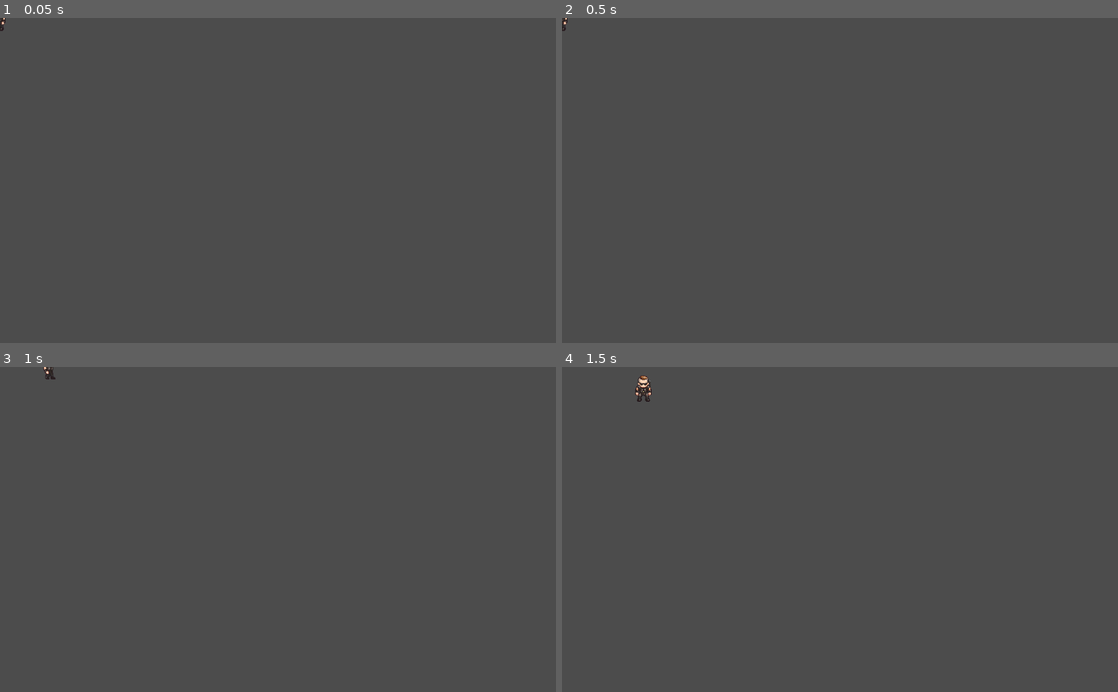
Above: before the commit, frames 1-4 (two rows, left to right).
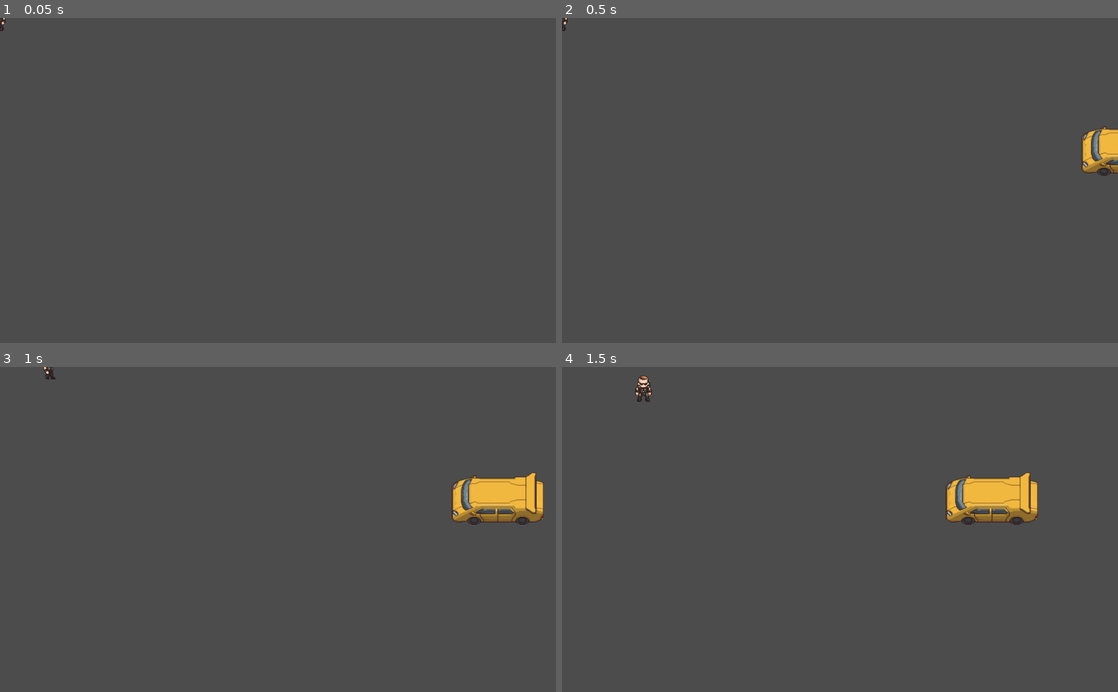
Above: after the commit, the same moments.

Repository: Heino25/Godot_projects
Game: Godot game, scene res://Level/Level.tscn
Two runs of this game, one before a commit and one after it. Both use one fixed random seed, a clock stepped at 60 frames per second and the inputs below. Before the commit the project starts from res://Player/Player.tscn.
Inputs:
- Up to frame 1 (0.05 s): no input
- Up to frame 2 (0.5 s): no input
- Up to frame 3 (1 s): hold Right (ui_right) from 0.53 s (still down)
- Up to frame 4 (1.5 s): release Right (ui_right) at 1.28 s; hold Down (ui_down) from 1.28 s (still down)

Frame 1 is identical in both runs. In frame 2, 0.8% of the frame differs, in the area x 93-100%, y 33-49%; in frame 3, 2.1%; in frame 4, 2.1%, in the area x 69-86%, y 32-49%.

Commit message:
game screen

Diff:
--- a/Car/Car.gd
+++ b/Car/Car.gd
@@ -4,3 +4,7 @@
 
 func _process(delta):
 	position.x -= car_speed * delta
+
+
+func _on_Car_body_entered(body):
+	get_tree().change_scene("res://GameScreen/GameScreen.tscn")
--- a/Car/Car.tscn
+++ b/Car/Car.tscn
@@ -19,3 +19,5 @@
 [node name="CollisionShape2D" type="CollisionShape2D" parent="."]
 position = Vector2( -0.667389, 4.00451 )
 shape = SubResource( 1 )
+
+[connection signal="body_entered" from="." to="." method="_on_Car_body_entered"]
--- /dev/null
+++ b/GameScreen/GameScreen.tscn
@@ -0,0 +1,8 @@
+[gd_scene format=2]
+
+[node name="GameScreen" type="Control"]
+margin_right = 1023.0
+margin_bottom = 596.0
+__meta__ = {
+"_edit_use_anchors_": false
+}
--- a/Level.tscn
+++ /dev/null
@@ -1,10 +0,0 @@
-[gd_scene load_steps=3 format=2]
-
-[ext_resource path="res://Car/Car.tscn" type="PackedScene" id=1]
-[ext_resource path="res://Player/Player.tscn" type="PackedScene" id=2]
-
-[node name="Level" type="Node"]
-
-[node name="Player" parent="." instance=ExtResource( 2 )]
-
-[node name="Car" parent="." instance=ExtResource( 1 )]
--- /dev/null
+++ b/Level/Level.tscn
@@ -0,0 +1,10 @@
+[gd_scene load_steps=3 format=2]
+
+[ext_resource path="res://Player/Player.tscn" type="PackedScene" id=1]
+[ext_resource path="res://Car/Car.tscn" type="PackedScene" id=2]
+
+[node name="Level" type="Node"]
+
+[node name="Player" parent="." instance=ExtResource( 1 )]
+
+[node name="Car" parent="." instance=ExtResource( 2 )]
--- a/project.godot
+++ b/project.godot
@@ -11,7 +11,7 @@
 [application]
 
 config/name="Godot_project."
-run/main_scene="res://Player/Player.tscn"
+run/main_scene="res://Level/Level.tscn"
 config/icon="res://icon.png"
 
 [physics]
